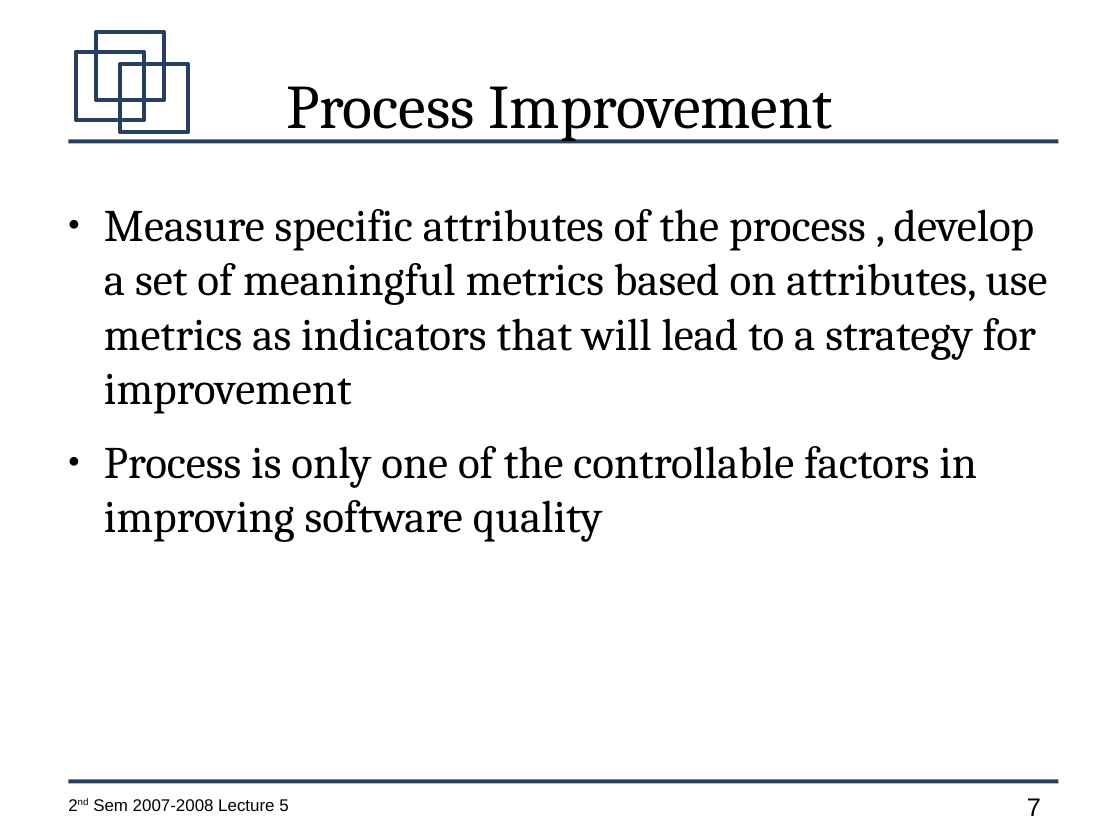
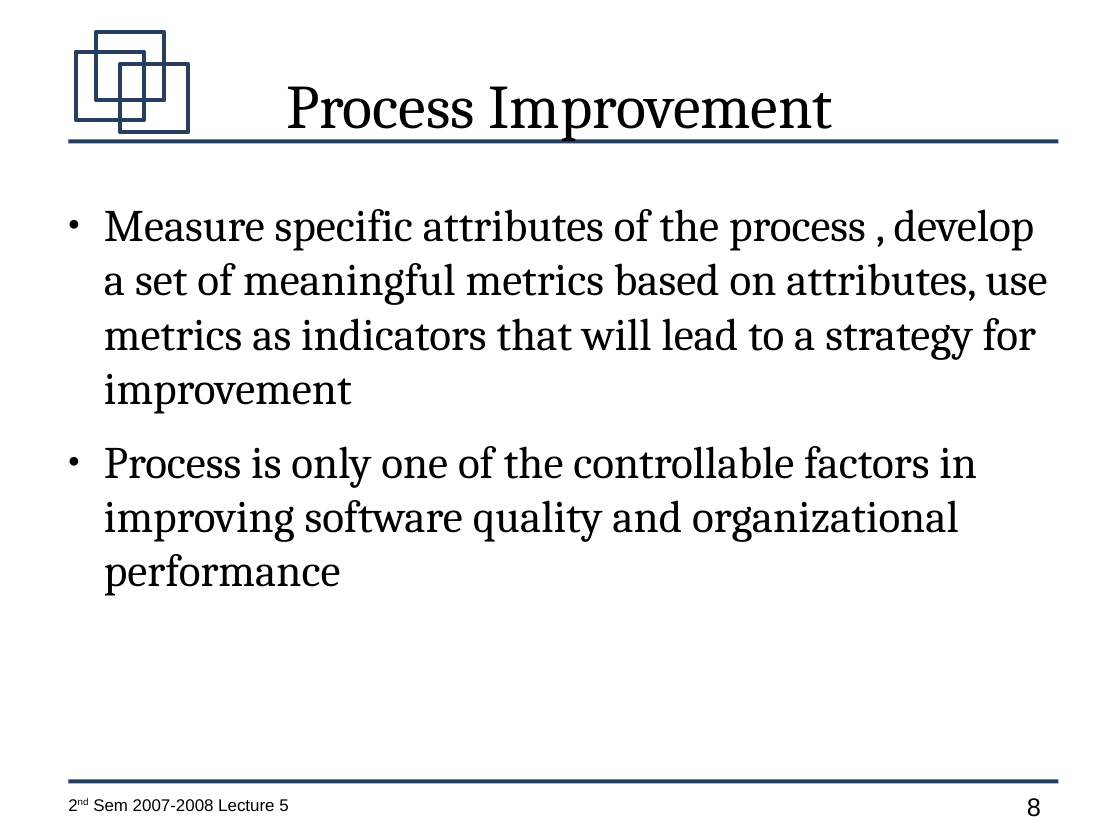
Before and after one commit to jachermocilla/jach-homepage, a slide deck: slide 8 of CMSC128-2nd-Sem-2007-L5.odp (slide 7 before the commit). Drawn at 1120x840 pixels with LibreOffice and Linux fonts; fonts in the diff are those of the drawing. Boxes give left, top, right and bottom in pixels: in the first picture for what was removed or moved away, otherwise in the second. Text is boxed around its words. In the diff, an @@ line names an element or a change of style, - is before the commit and + after.

```diff
--- a/CMSC128-2nd-Sem-2007-L5.odp
+++ b/CMSC128-2nd-Sem-2007-L5.odp
@@ text at <box>104,446,977,596</box>: text changed @@
-● Process is only one of the controllable factors in improving software quality
+● Process is only one of the controllable factors in improving software quality and organizational performance
@@ page number at <box>1027,798,1041,817</box>: text changed @@
-7
+8
```
Also in this commit, not shown: 3 other slides changed, 12 slides added.
